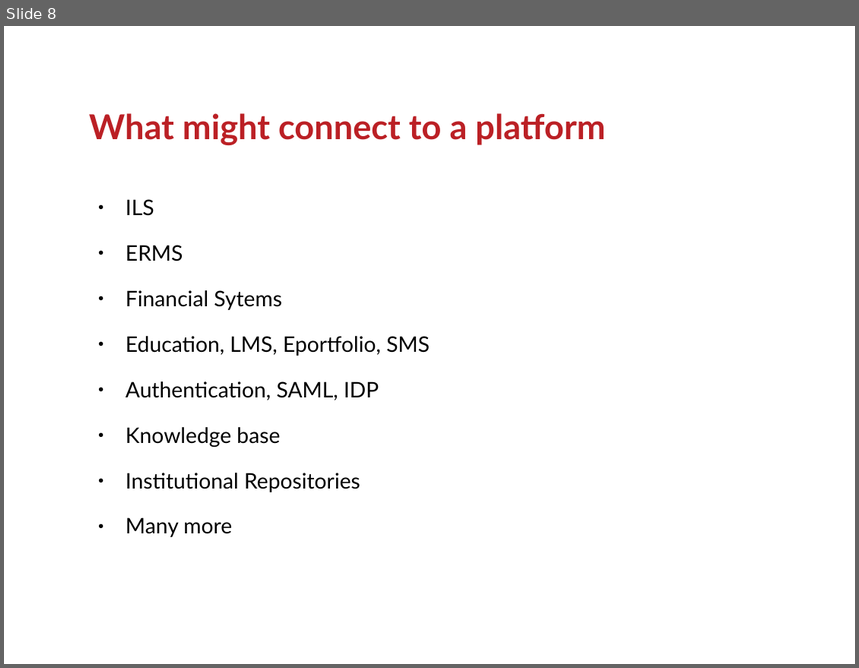
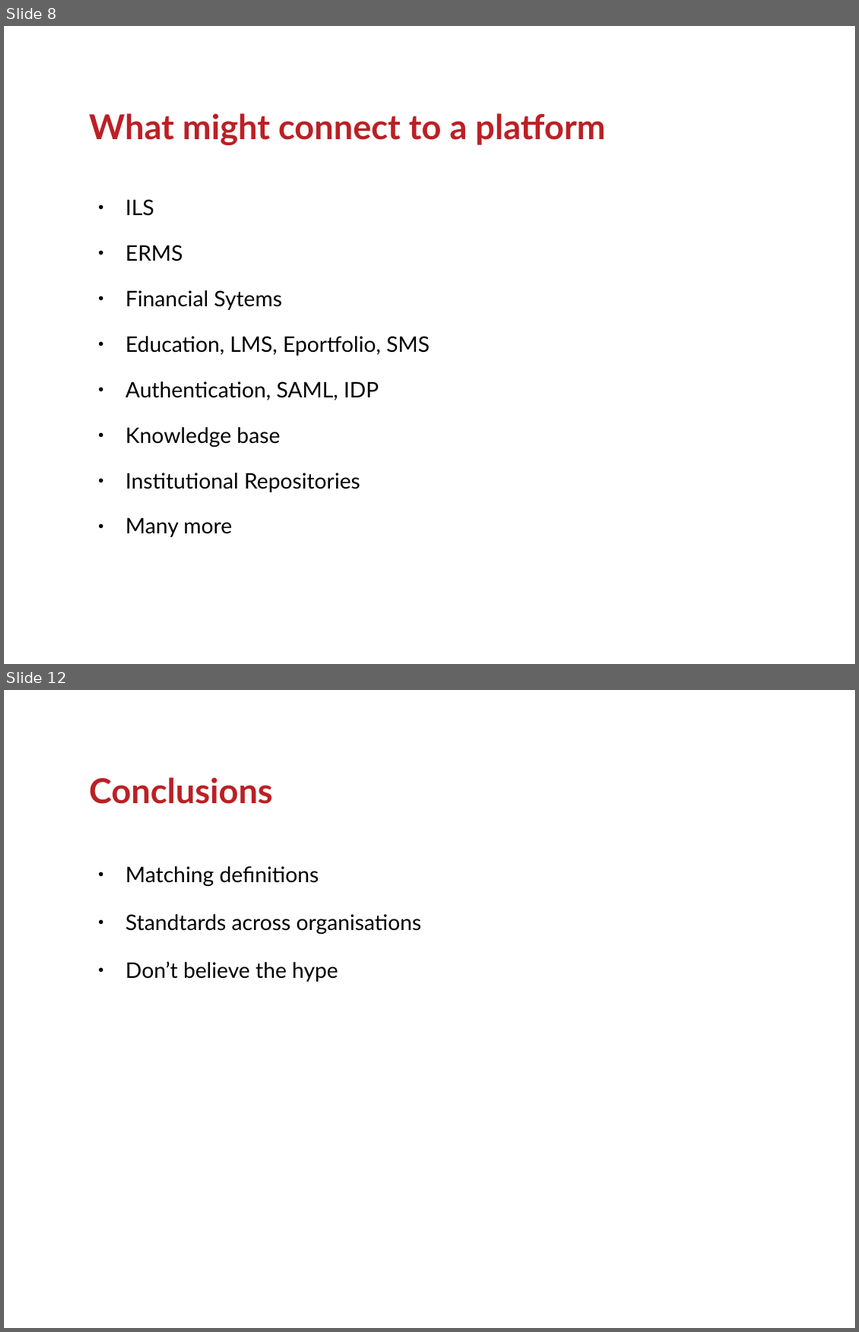
Before and after one commit to ranginui/presentation, a slide deck: kohaconclave2017/keynote.odp. Shown one above the other, each under a label of ours: slide 8 before the commit, slides 8 and 12 after it; the slides between them are not shown. The pictures are 859x668 and 859x1332 pixels, drawn with LibreOffice and Linux fonts; fonts in the diff are those of the drawing; background and template pictures are left out. Boxes give left, top, right and bottom in pixels: in the first picture for what was removed or moved away, otherwise in the second. Text is boxed around its words. In the diff, an @@ line names an element or a change of style, - is before the commit and + after.

```diff
--- a/kohaconclave2017/keynote.odp
+++ b/kohaconclave2017/keynote.odp
@@ slide 12 added at [4, 690, 855, 1328], background #FFFFFF @@
@@ title added at [89, 777, 273, 804], 32 pt, text #BB2025, bold @@
+Conclusions
@@ text added at [126, 866, 422, 982], 20 pt, text #000000 @@
+● Matching definitions
+● Standtards across organisations
+● Don’t believe the hype
```
Also in this commit, not shown: 3 other slides added.
